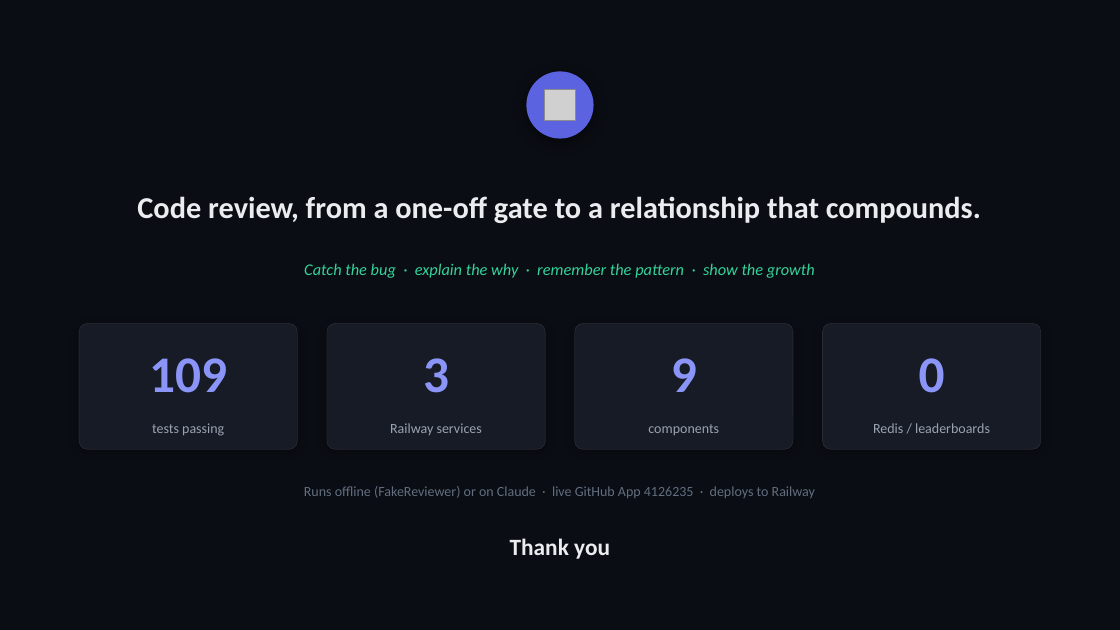
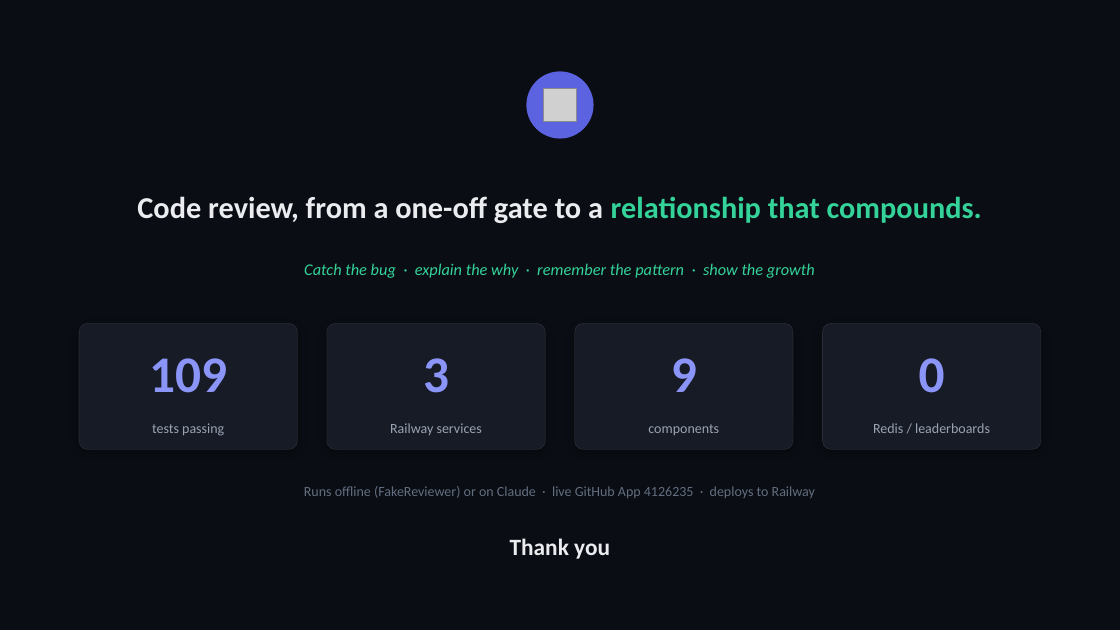
Before and after one commit to TechLead-AI/techlead-ai, a slide deck: slide 20 of TechLead2.pptx (slide 21 before the commit). Drawn at 1120x630 pixels with LibreOffice and Linux fonts; fonts in the diff are those of the drawing; grey boxes stand for pictures. Boxes give left, top, right and bottom in pixels: in the first picture for what was removed or moved away, otherwise in the second. Text is boxed around its words. In the diff, an @@ line names an element or a change of style, - is before the commit and + after.

```diff
--- a/TechLead2.pptx
+++ b/TechLead2.pptx
@@ text "Code review, from a one-off ..." at (137,196,982,223): text colour #EAECEF to #34D399 in "relationship that compounds." @@
```
Also in this commit, not shown: 17 other slides changed, 2 slides added, 3 slides removed.
